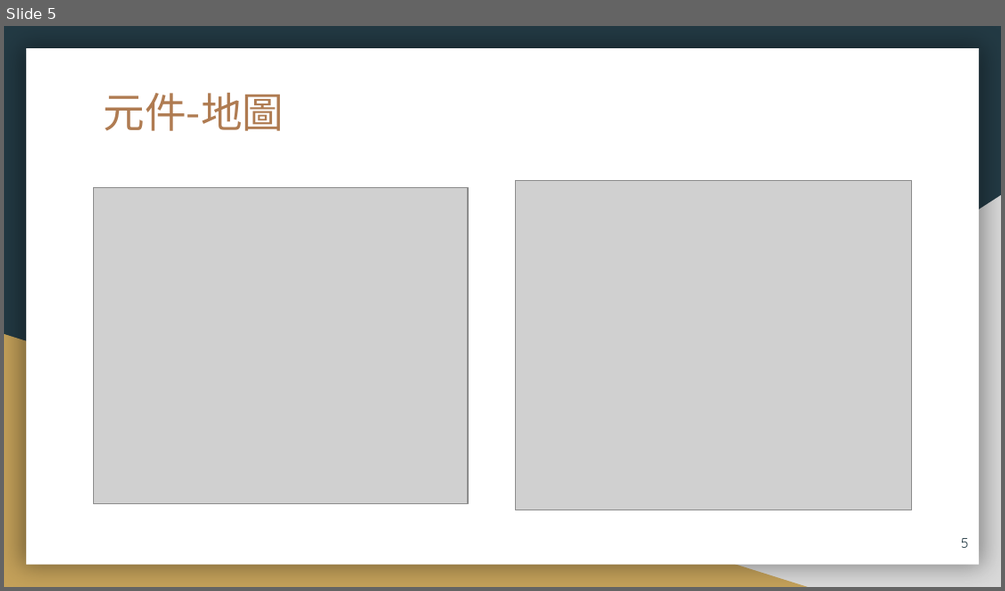
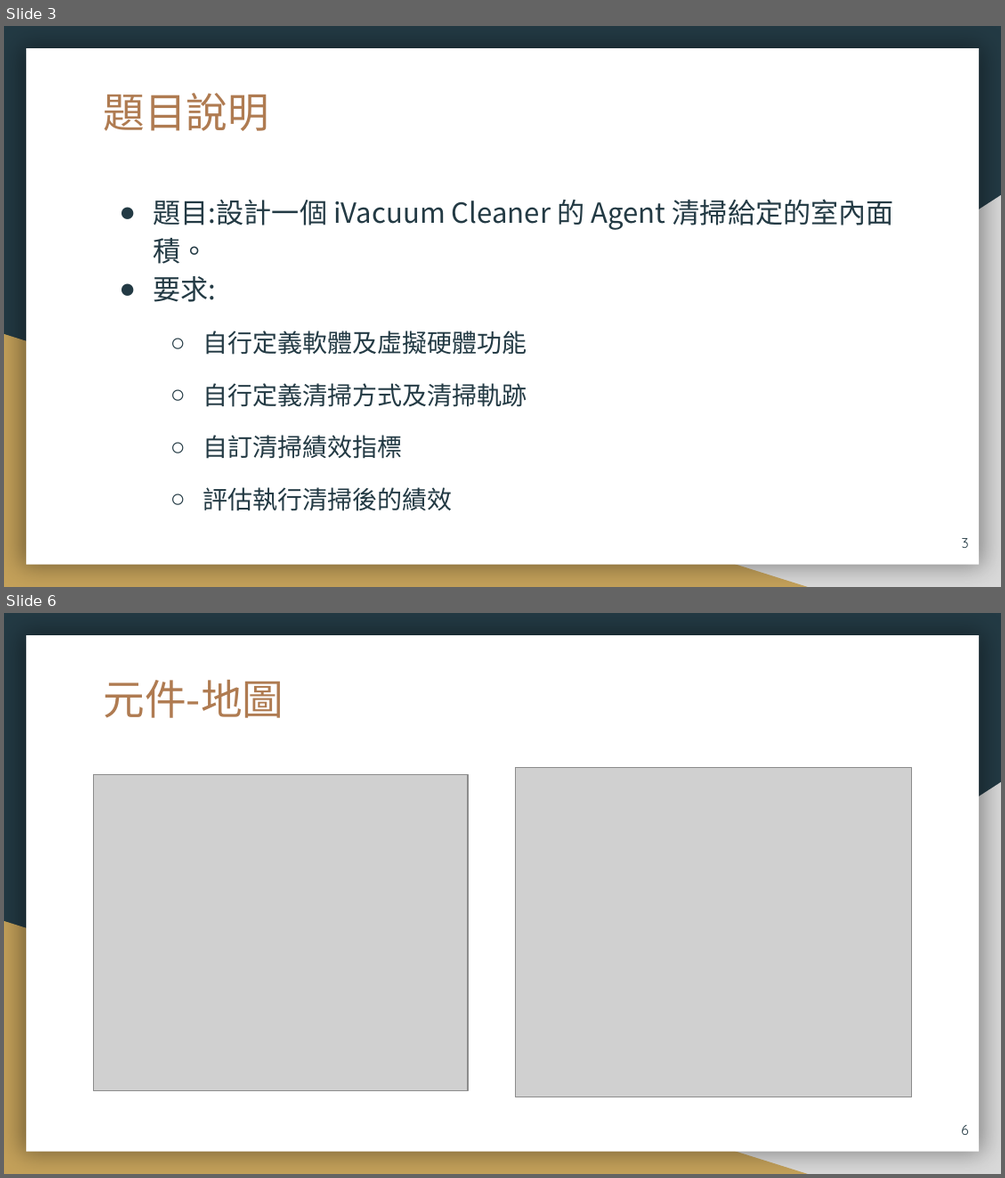
Before and after one commit to 106971001/AI, a slide deck: AI_Filnal_ppt.pptx. Shown one above the other, each under a label of ours: slide 5 before the commit, slides 3 and 6 after it; the slides between them are not shown. The pictures are 1005x591 and 1005x1178 pixels, drawn with LibreOffice and Linux fonts; fonts in the diff are those of the drawing; grey boxes stand for pictures. Boxes give left, top, right and bottom in pixels: in the first picture for what was removed or moved away, otherwise in the second. Text is boxed around its words. In the diff, an @@ line names an element or a change of style, - is before the commit and + after.

```diff
--- a/AI_Filnal_ppt.pptx
+++ b/AI_Filnal_ppt.pptx
@@ slide 3 added at [4,26,1001,587], background #233A44; not listed: 3 template elements that a slide beside it also shows @@
@@ title added at [104,93,270,131], 30 pt, text #AF7B51 @@
+題目說明
@@ text added at [154,199,894,511], 18 pt, text #233A44 @@
+● 題目:設計一個 iVacuum Cleaner 的 Agent 清掃給定的室內面積。
+● 要求:
+  ○ 自行定義軟體及虛擬硬體功能
+  ○ 自⾏定義清掃⽅式及清掃軌跡
+  ○ 自訂清掃績效指標
+  ○ 評估執⾏清掃後的績效
@@ page number added at [962,538,969,548], 10 pt, text #233A44 @@
+3
@@ what was slide 5 is now slide 6 @@
@@ page number at [961,1125,968,1135]: text changed @@
-5
+6
```
Also in this commit, not shown: 10 slides changed, 4 other slides added, 2 slides removed, 3 other files.
